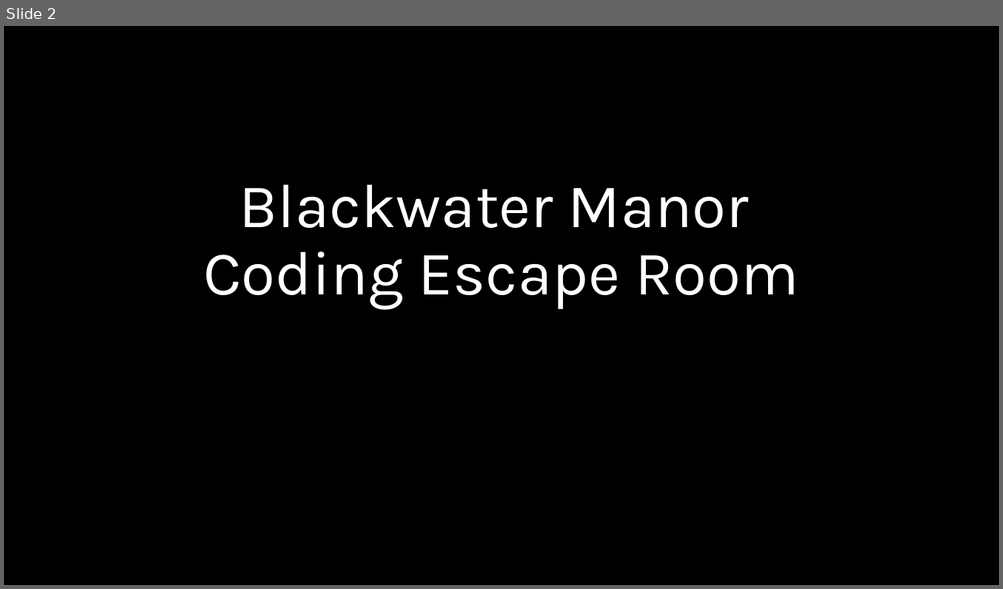
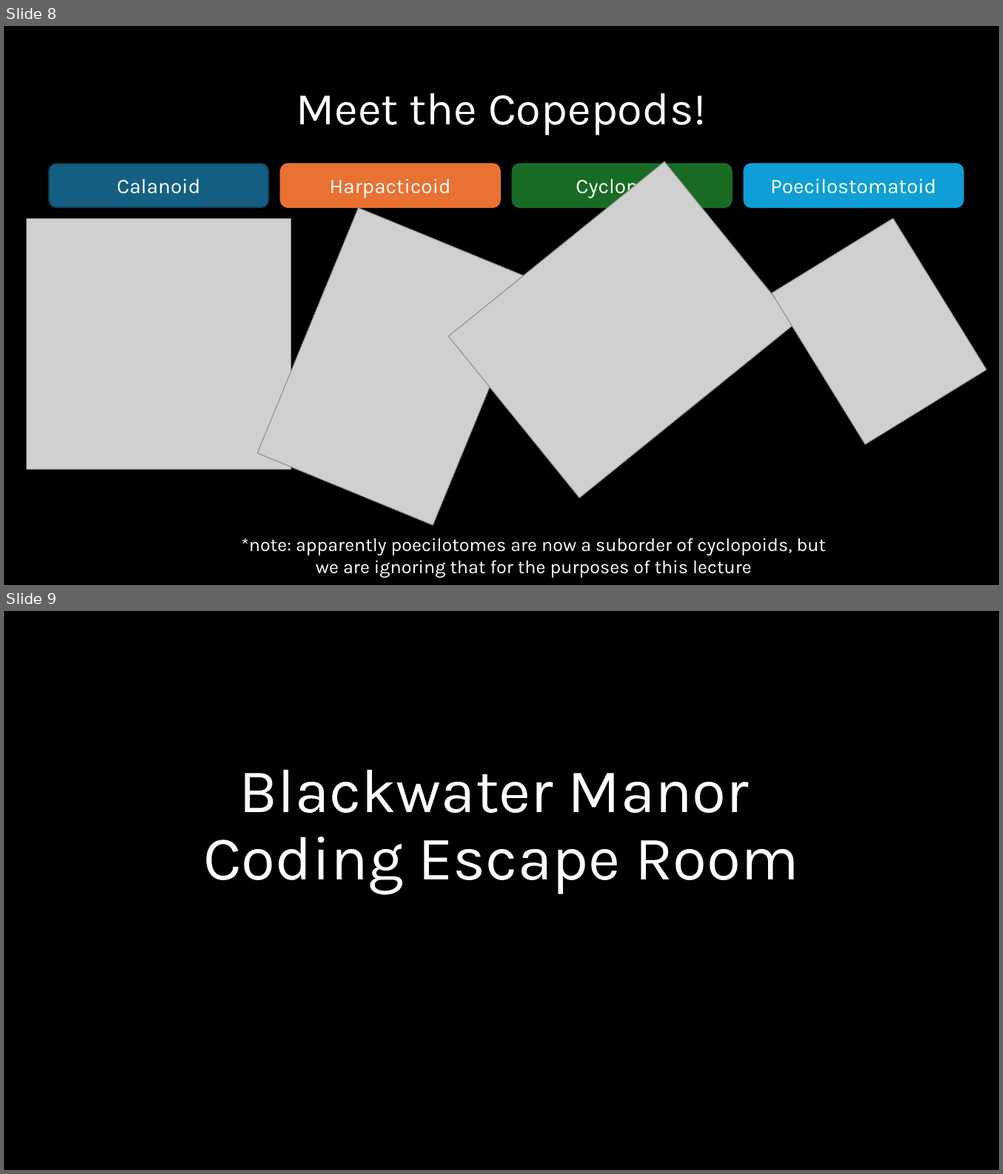
Before and after one commit to kmblincow/MES503Lab, a slide deck: Week 11/Lab 11 Halloween AnalysisofFrequencies.pptx. Shown one above the other, each under a label of ours: slide 2 before the commit, slides 8 and 9 after it. The pictures are 1003x589 and 1003x1174 pixels, drawn with LibreOffice and Linux fonts; fonts in the diff are those of the drawing; grey boxes stand for pictures. Boxes give left, top, right and bottom in pixels: in the first picture for what was removed or moved away, otherwise in the second. Text is boxed around its words. In the diff, an @@ line names an element or a change of style, - is before the commit and + after.

```diff
--- a/Week 11/Lab 11 Halloween AnalysisofFrequencies.pptx
+++ b/Week 11/Lab 11 Halloween AnalysisofFrequencies.pptx
@@ slide 8 added at box(4, 26, 999, 585), background #000000 @@
@@ title added at box(296, 93, 706, 136), 44 pt, text #FFFFFF @@
+Meet the Copepods!
@@ rounded rectangle added at box(48, 164, 268, 207), fill #156082, outline #104760 1.5 pt, 20 pt, text #FFFFFF @@
+Calanoid
@@ rounded rectangle added at box(281, 164, 500, 207), fill #E97132, outline #E97132 1.5 pt, 20 pt, text #FFFFFF @@
+Harpacticoid
@@ picture added at box(449, 162, 795, 498) @@
@@ rounded rectangle added at box(512, 164, 731, 207), fill #196B24, outline #196B24 1.5 pt, 20 pt, text #FFFFFF @@
+Cyclopoid
@@ rounded rectangle added at box(744, 164, 964, 207), fill #0F9ED5, outline #0F9ED5 1.5 pt, 20 pt, text #FFFFFF @@
+Poecilostomatoid
@@ picture added at box(26, 218, 290, 469) @@
@@ picture added at box(258, 208, 534, 526) @@
@@ picture added at box(771, 218, 986, 445) @@
@@ text added at box(242, 538, 826, 578), 18 pt, text #FFFFFF @@
+*note: apparently poecilotomes are now a suborder of cyclopoids, but we are ignoring that for the purposes of this lecture
@@ what was slide 2 is now slide 9 @@
```
Also in this commit, not shown: 7 other slides added, 1 slide removed, 4 other files.
